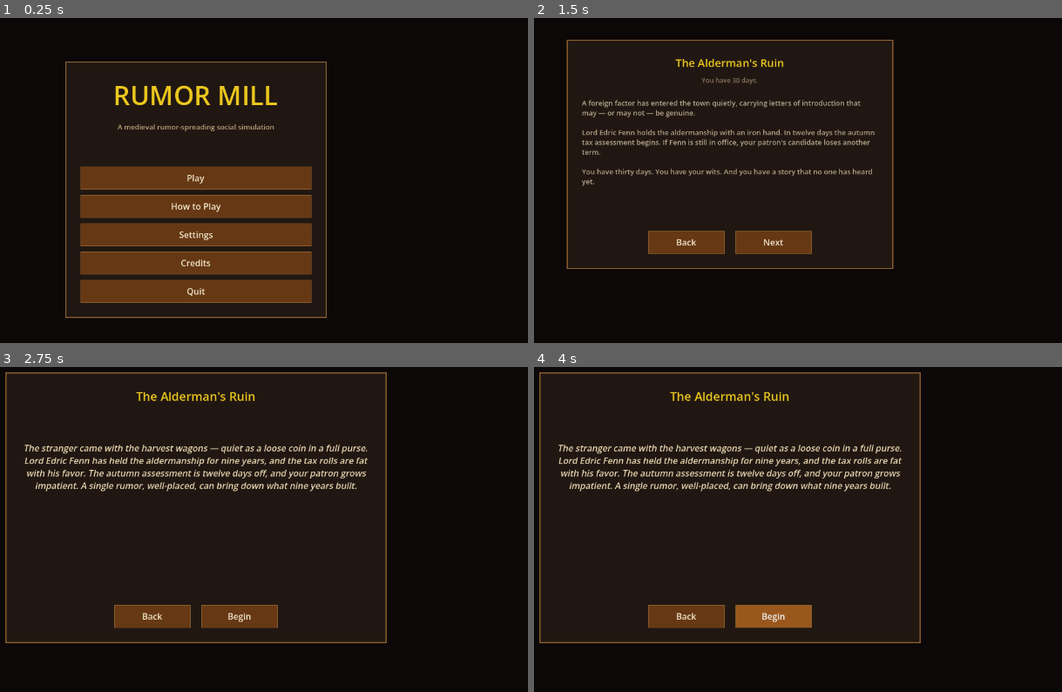
Above: before the commit, frames 1-4 (two rows, left to right).
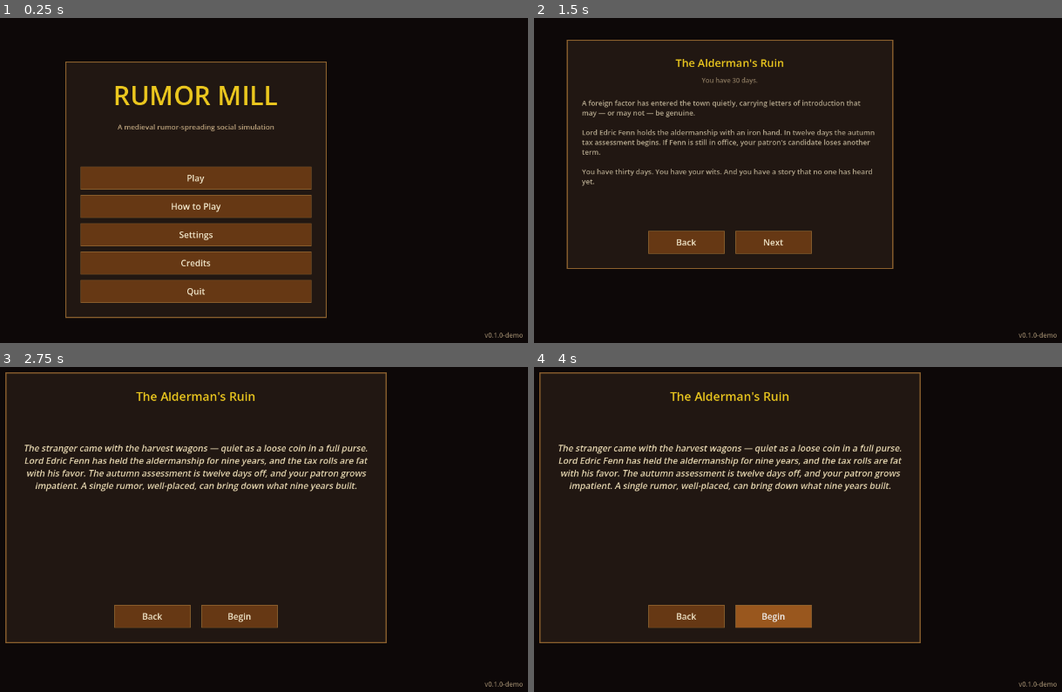
Above: after the commit, the same moments.

Repository: SrgtKillerSpark/Rumor-Mill
Game: Godot game, scene res://scenes/MainMenu.tscn
Same seed, same stepped clock (60 frames per second), same inputs: the game is played once before the commit and once after it.
Inputs:
- Up to frame 1 (0.25 s): no input
- Up to frame 2 (1.5 s): click "Play" at 0.5 s; click "Next" at 1.25 s
- Up to frame 3 (2.75 s): click "Next" at 2 s
- Up to frame 4 (4 s): click "Begin" at 2.75 s; click "Begin" at 3.5 s

The runs differ from the first frame. In frame 1, less than 0.1% of the frame differs, in the area x 91-100%, y 96-99%; in frame 2, less than 0.1%; in frame 3, less than 0.1%; in frame 4, less than 0.1%.

Commit message:
feat: add credits screen team listing and version display to main menu (SPA-188)
- Expand Credits panel with full AI agent team roles (Lead Engineer,
  UI/UX Designer, Game Designer, Narrative Writer), studio name
  placeholder (Paperclip Studio), and "Built with AI agents powered by
  Paperclip" attribution line
- Update version string from "Version 0.1" to "v0.1.0-demo" in credits
- Add persistent v0.1.0-demo label anchored to bottom-right corner of
  the main menu CanvasLayer; styled with C_MUTED to stay unobtrusive
- Increase credits panel height 400→480 to accommodate expanded content

Co-Authored-By: Paperclip <noreply@paperclip.ing>

Diff:
--- a/rumor_mill/scripts/main_menu.gd
+++ b/rumor_mill/scripts/main_menu.gd
@@ -55,6 +55,7 @@
 
 # Credits-phase refs
 var _panel_credits:      Control    = null
+var _version_label:      Label      = null
 var _lbl_music_val:      Label      = null
 var _lbl_ambient_val:    Label      = null
 var _lbl_sfx_val:        Label      = null
@@ -82,6 +83,7 @@
 	_build_intro_panel()
 	_build_settings_panel()
 	_build_credits_panel()
+	_build_version_label()
 	_how_to_play = preload("res://scripts/how_to_play.gd").new()
 	_how_to_play.name = "HowToPlay"
 	add_child(_how_to_play)
@@ -722,7 +724,7 @@
 # ── Phase 6: Credits panel ────────────────────────────────────────────────────
 
 func _build_credits_panel() -> void:
-	_panel_credits = _make_panel(480, 400)
+	_panel_credits = _make_panel(480, 480)
 	add_child(_panel_credits)
 
 	var vbox := VBoxContainer.new()
@@ -750,15 +752,21 @@
 	credits_body.add_theme_font_size_override("normal_font_size", 14)
 	credits_body.add_theme_color_override("default_color", C_BODY)
 	var t := "[center]"
-	t += "[color=#ebe8b2][b]Design, Writing & Programming[/b][/color]\n"
-	t += "The Rumor Mill Team\n\n"
-	t += "[color=#ebe8b2][b]Engine[/b][/color]\n"
-	t += "Godot Engine 4  —  godotengine.org\n\n"
+	t += "[color=#ebe8b2][b]Development Team[/b][/color]\n"
+	t += "Lead Engineer\n"
+	t += "UI/UX Designer\n"
+	t += "Game Designer\n"
+	t += "Narrative Writer\n\n"
+	t += "[color=#ebe8b2][b]Studio[/b][/color]\n"
+	t += "Paperclip Studio\n\n"
+	t += "[color=#ebe8b2][b]Technology[/b][/color]\n"
+	t += "Godot Engine 4  —  godotengine.org\n"
+	t += "[color=#c8a84b]Built with AI agents powered by Paperclip[/color]\n\n"
 	t += "[color=#ebe8b2][b]Music & Sound[/b][/color]\n"
 	t += "Original Compositions\n\n"
 	t += "[color=#ebe8b2][b]Playtesting[/b][/color]\n"
 	t += "Early Access Community\n\n"
-	t += "[color=#8c7a5a]Version 0.1  —  All rights reserved.[/color]"
+	t += "[color=#8c7a5a]v0.1.0-demo  —  All rights reserved.[/color]"
 	t += "[/center]"
 	credits_body.text = t
 	vbox.add_child(credits_body)
@@ -775,6 +783,24 @@
 	btn_row.alignment = BoxContainer.ALIGNMENT_CENTER
 	btn_row.add_child(btn_back)
 	vbox.add_child(btn_row)
+
+
+# ── Version corner label ──────────────────────────────────────────────────────
+
+func _build_version_label() -> void:
+	_version_label = Label.new()
+	_version_label.text = "v0.1.0-demo"
+	_version_label.add_theme_font_size_override("font_size", 12)
+	_version_label.add_theme_color_override("font_color", C_MUTED)
+	_version_label.set_anchor(SIDE_LEFT,   1.0)
+	_version_label.set_anchor(SIDE_RIGHT,  1.0)
+	_version_label.set_anchor(SIDE_TOP,    1.0)
+	_version_label.set_anchor(SIDE_BOTTOM, 1.0)
+	_version_label.set_offset(SIDE_LEFT,   -110)
+	_version_label.set_offset(SIDE_RIGHT,  -8)
+	_version_label.set_offset(SIDE_TOP,    -26)
+	_version_label.set_offset(SIDE_BOTTOM, -6)
+	add_child(_version_label)
 
 
 # ── UI helpers ────────────────────────────────────────────────────────────────
